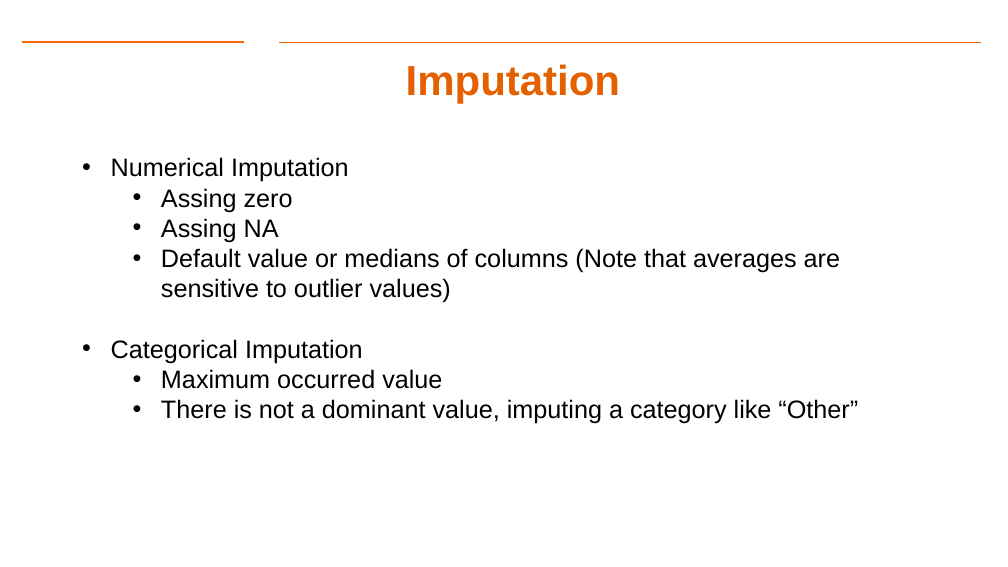
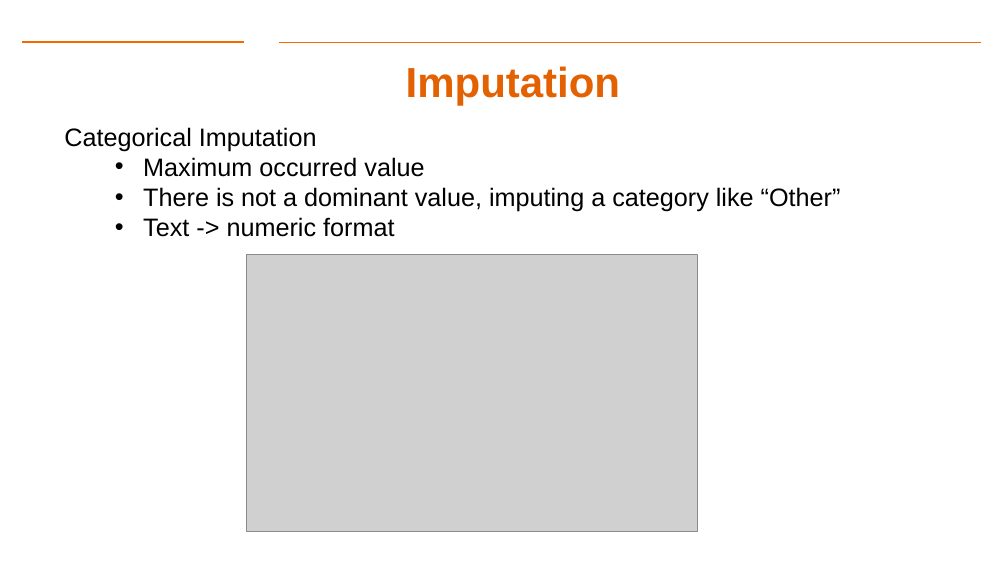
Before and after one commit to Dre1896/RIT-DSCI-633-FDS, a slide deck: slide 17 of Syllabus/Lecture14/Lec14.pptx (slide 16 before the commit). Drawn at 1008x567 pixels with LibreOffice and Linux fonts; fonts in the diff are those of the drawing; grey boxes stand for pictures; background and template pictures are left out. Boxes give left, top, right and bottom in pixels: in the first picture for what was removed or moved away, otherwise in the second. Text is boxed around its words. In the diff, an @@ line names an element or a change of style, - is before the commit and + after.

```diff
--- a/Syllabus/Lecture14/Lec14.pptx
+++ b/Syllabus/Lecture14/Lec14.pptx
@@ text "Categorical Imputation": place and size @@
-text "Categorical Imputation" at [111, 157, 858, 424]
+text "Categorical Imputation" at [64, 127, 841, 237]
@@ text at [64, 127, 317, 151]: bullet • to none @@
@@ text at [111, 157, 840, 303]: paragraphs removed @@
-• Numerical Imputation
-  • Assing zero
-  • Assing NA
-  • Default value or medians of columns (Note that averages are sensitive to outlier values)
@@ text at [143, 217, 394, 237]: paragraph added @@
+  • Text -> numeric format
@@ picture added at [247, 255, 697, 531] @@
```
Also in this commit, not shown: 12 other slides changed, 1 slide added.
